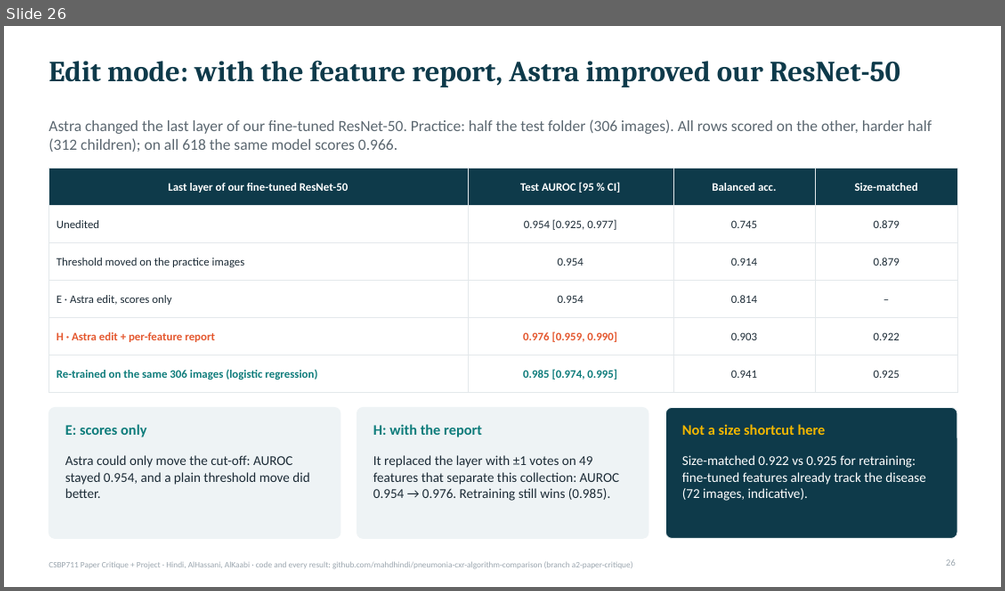
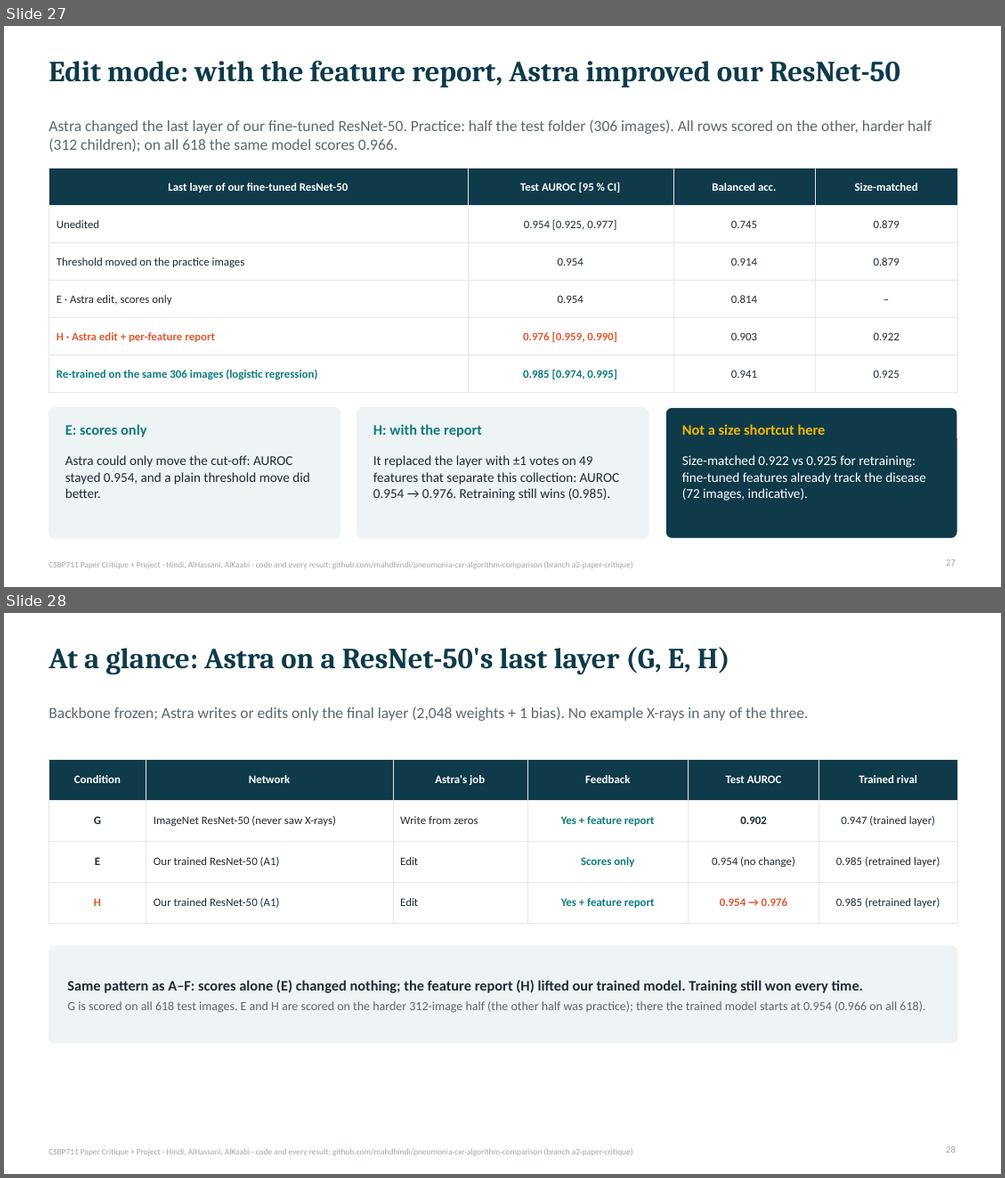
Before and after one commit to mahdhindi/pneumonia-cxr-algorithm-comparison, a slide deck: slides/CSBP711_Critique_Project_slides.pptx. Shown one above the other, each under a label of ours: slide 26 before the commit, slides 27 and 28 after it. The pictures are 1005x591 and 1005x1178 pixels, drawn with LibreOffice and Linux fonts; fonts in the diff are those of the drawing. Boxes give left, top, right and bottom in pixels: in the first picture for what was removed or moved away, otherwise in the second. Text is boxed around its words. In the diff, an @@ line names an element or a change of style, - is before the commit and + after.

```diff
--- a/slides/CSBP711_Critique_Project_slides.pptx
+++ b/slides/CSBP711_Critique_Project_slides.pptx
@@ slide 28 added at [4, 613, 1001, 1174], background #FFFFFF; not listed: 1 template element that a slide beside it also shows @@
@@ title added at [48, 647, 730, 674], 28 pt, text #0E3A4A, bold @@
+At a glance: Astra on a ResNet-50's last layer (G, E, H)
@@ text added at [48, 706, 809, 721], 15 pt, text #5B6770 @@
+Backbone frozen; Astra writes or edits only the final layer (2,048 weights + 1 bias). No example X-rays in any of the three.
@@ table added at [48, 759, 957, 911], 4 rows, 6 columns @@
+Condition | Network | Astra's job | Feedback | Test AUROC | Trained rival
+G | ImageNet ResNet-50 (never saw X-rays) | Write from zeros | Yes + feature report | 0.902 | 0.947 (trained layer)
+E | Our trained ResNet-50 (A1) | Edit | Scores only | 0.954 (no change) | 0.985 (retrained layer)
+H | Our trained ResNet-50 (A1) | Edit | Yes + feature report | 0.954 → 0.976 | 0.985 (retrained layer)
@@ rounded rectangle added at [48, 946, 957, 1043], fill #EEF3F5, outline #EEF3F5 0.75 pt @@
@@ text added at [67, 980, 925, 1013], 12 pt, text #5B6770 @@
+Same pattern as A–F: scores alone (E) changed nothing; the feature report (H) lifted our trained model. Training still won every time.
+G is scored on all 618 test images. E and H are scored on the harder 312-image half (the other half was practice); there the trained model starts at 0.954 (0.966 on all 618).
@@ page number added at [946, 1146, 955, 1152], 9 pt, text #9AA5AE @@
+28
@@ what was slide 26 is now slide 27 @@
@@ page number at [946, 559, 955, 565]: text changed @@
-26
+27
```
Also in this commit, not shown: 2 slides changed, 1 other slide added, 2 other files.
